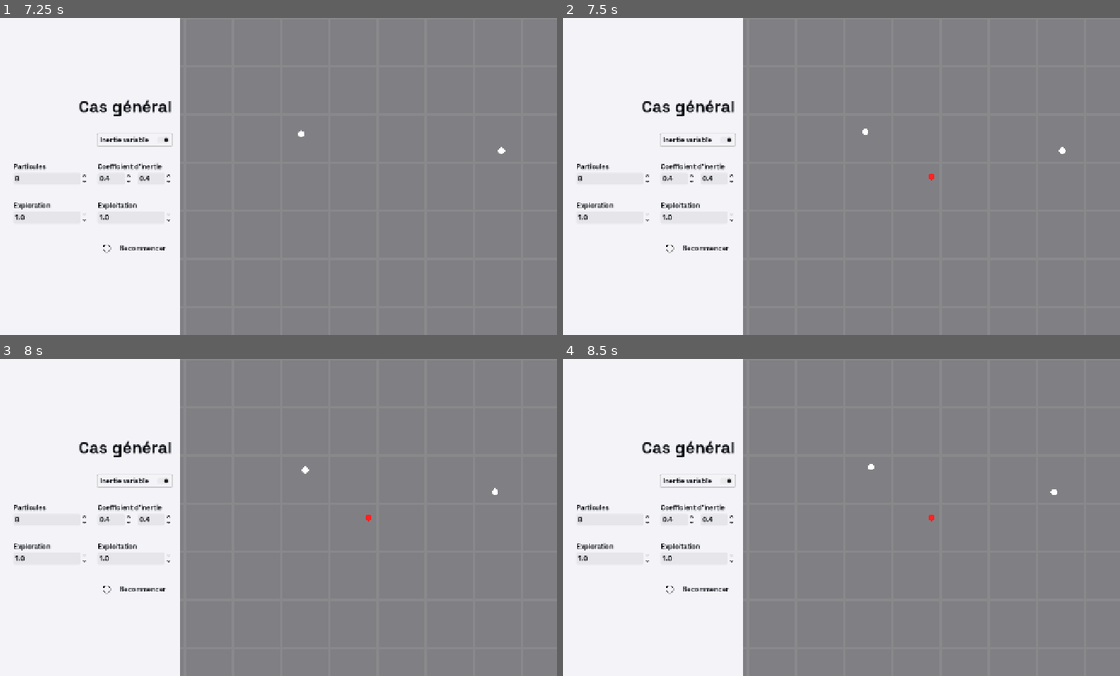
Above: before the commit, frames 1-4 (two rows, left to right).
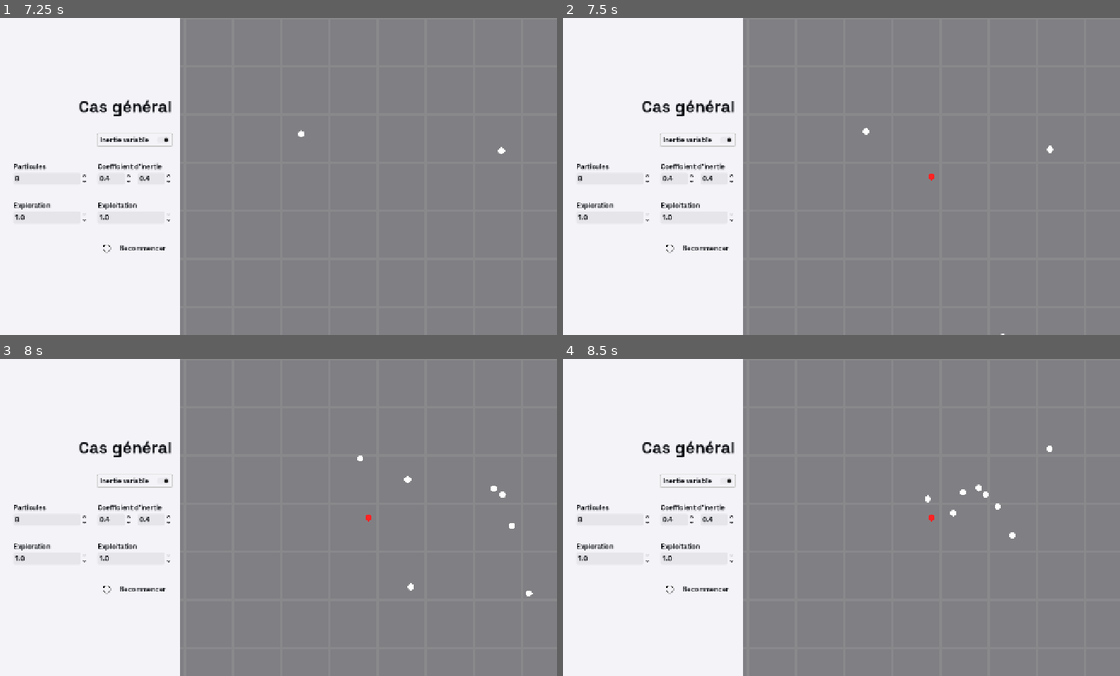
Above: after the commit, the same moments.

Repository: eni-school-project/particle-swarm-optimization
Game: Godot game, scene res://main.tscn
Same seed, same stepped clock (60 frames per second), same inputs: the game is played once before the commit and once after it.
Inputs (mouse positions are in pixels of both pictures, inside the frame that each line leads up to):
- Up to frame 1 (7.25 s): click "Résoudre" at 0.5 s; click "Général" at 1.25 s; click "Inertie variable" at 2 s; click "Commencer" at 2.75 s; click "Recommencer" at 3.5 s; click "Recommencer" at 4.25 s; click "Recommencer" at 5 s; click "Inertie variable" at 5.75 s; click "Inertie variable" at 6.5 s
- Up to frame 2 (7.5 s): move the mouse to (930, 176) at 7.27 s; click (930, 176) at 7.42 s
- Up to frame 3 (8 s): no input
- Up to frame 4 (8.5 s): move the mouse to (724, 533) at 8.02 s; click (724, 533) at 8.17 s

Frame 1 is identical in both runs. In frame 2, less than 0.1% of the frame differs, in the area x 53-91%, y 34-100%; in frame 3, 0.2%; in frame 4, 0.2%, in the area x 54-89%, y 27-57%.
Error before the commit: Trying to assign an array of type "Array[Node]" to a variable of type "Array[Particle]". (res://scripts/general_right_container.gd:34)

Commit message:
Fix : array of nodes returned instead of array of particles

Diff:
--- a/scripts/general_right_container.gd
+++ b/scripts/general_right_container.gd
@@ -31,8 +31,10 @@
 
 func _physics_process(delta: float) -> void:
 	if get_tree().has_group("target"):
-		var particles: Array[Particle] = get_tree().get_nodes_in_group("particles")\
-			.filter(func(n): return n is Particle) as Array[Particle]
+		var particles: Array[Particle] = []
+		for node in get_tree().get_nodes_in_group("particles"):
+			if node is Particle:
+				particles.append(node)
 
 		pso(particles, delta)
 
